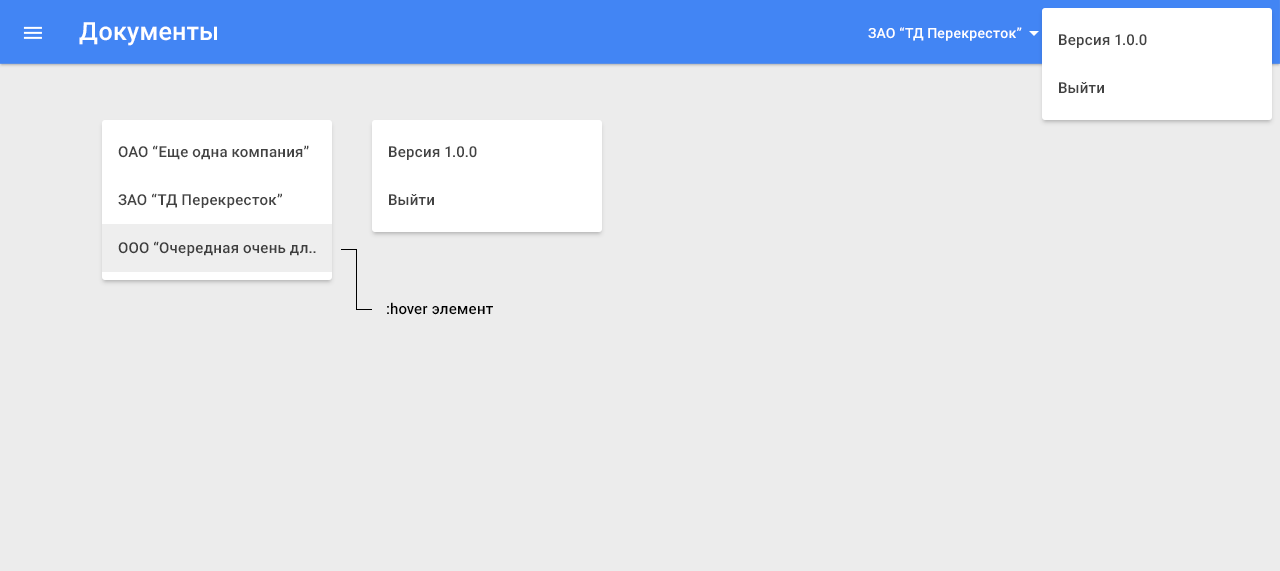
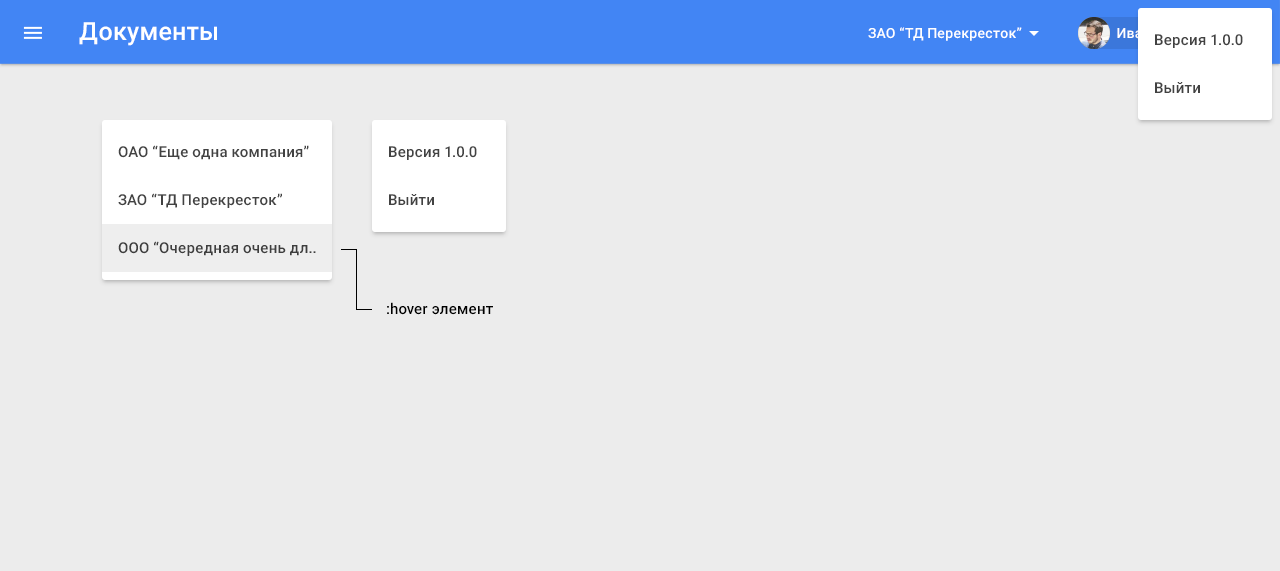
Revision of a layered w=1280, h=571 image; what changed, layer by layer:
renamed "more dropdown active example" to "more dropdown example", painted on it over box(1039, 8, 1243, 126)
painted on "Прямоугольник, скругл. углы 1" (2nd of 2, in "App bar" › "more dropdown") over box(503, 120, 602, 232)
